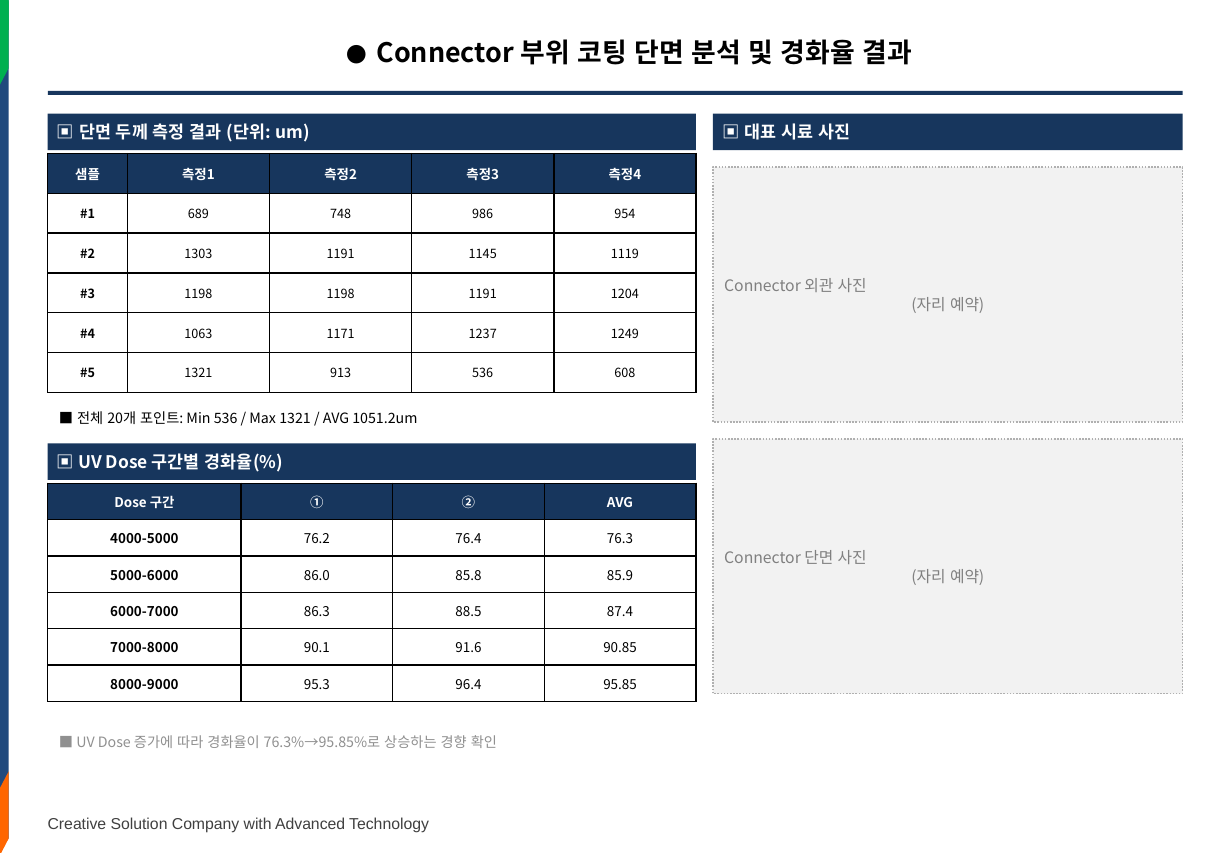
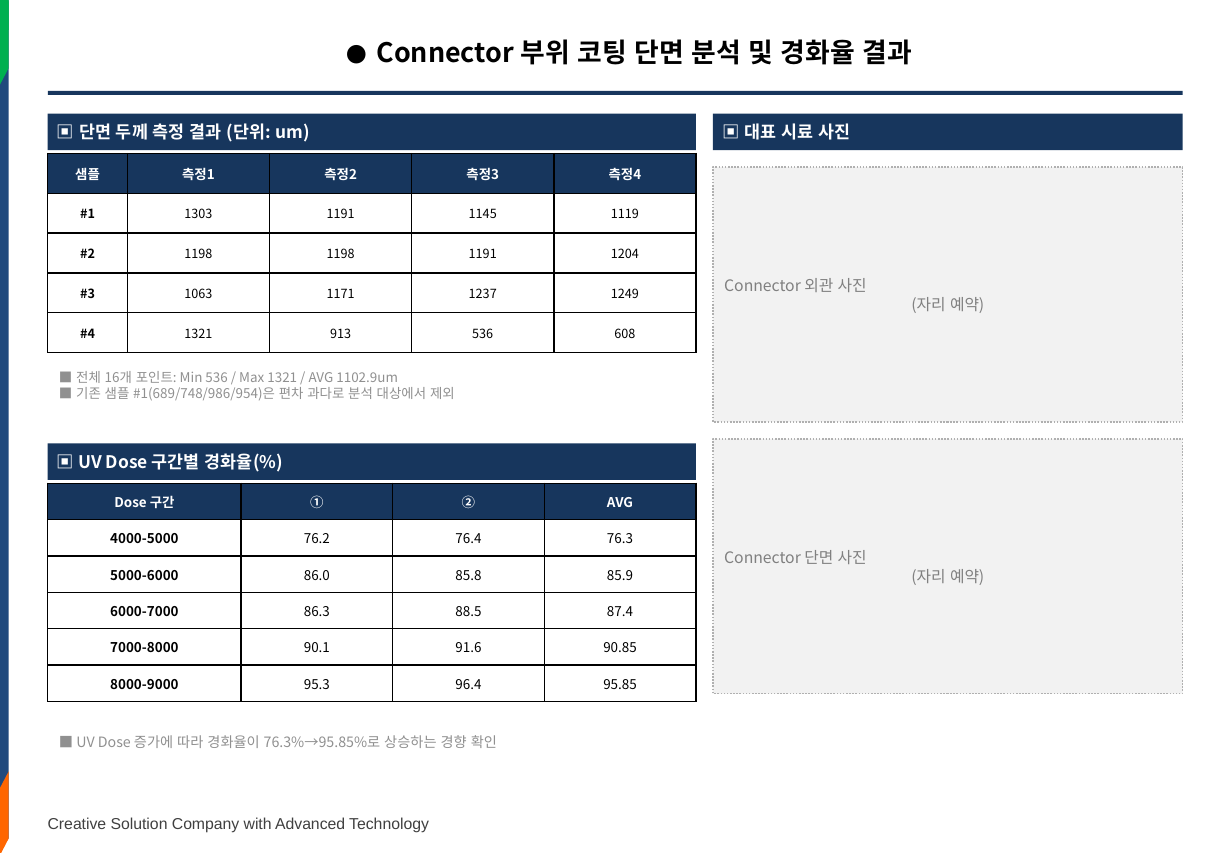
Before and after one commit to hyunsun901219/kingbambbang, a slide deck: slide 5 of docs/SX3K-코팅섹션-분석결과.pptx. Drawn at 1232x853 pixels with LibreOffice and Linux fonts; fonts in the diff are those of the drawing; background and template pictures are left out. Boxes give left, top, right and bottom in pixels: in the first picture for what was removed or moved away, otherwise in the second. Text is boxed around its words. In the diff, an @@ line names an element or a change of style, - is before the commit and + after.

```diff
--- a/docs/SX3K-코팅섹션-분석결과.pptx
+++ b/docs/SX3K-코팅섹션-분석결과.pptx
@@ table at box(48, 154, 696, 353) @@
-row 2: #1 | 689 | 748 | 986 | 954
-row 3: #2 | 1303 | 1191 | 1145 | 1119
-row 4: #3 | 1198 | 1198 | 1191 | 1204
-row 5: #4 | 1063 | 1171 | 1237 | 1249
-row 6: #5 | 1321 | 913 | 536 | 608
+row 2: #1 | 1303 | 1191 | 1145 | 1119
+row 3: #2 | 1198 | 1198 | 1191 | 1204
+row 4: #3 | 1063 | 1171 | 1237 | 1249
+row 5: #4 | 1321 | 913 | 536 | 608
@@ text at box(76, 371, 455, 401): text changed; size 9 to 8.5 pt; text colour #000000 to #909090 @@
-■ 전체 20개 포인트: Min 536 / Max 1321 / AVG 1051.2um
+■ 전체 16개 포인트: Min 536 / Max 1321 / AVG 1102.9um
+■ 기존 샘플 #1(689/748/986/954)은 편차 과다로 분석 대상에서 제외
```
Also in this commit, not shown: 3 other slides changed, 1 other file.
